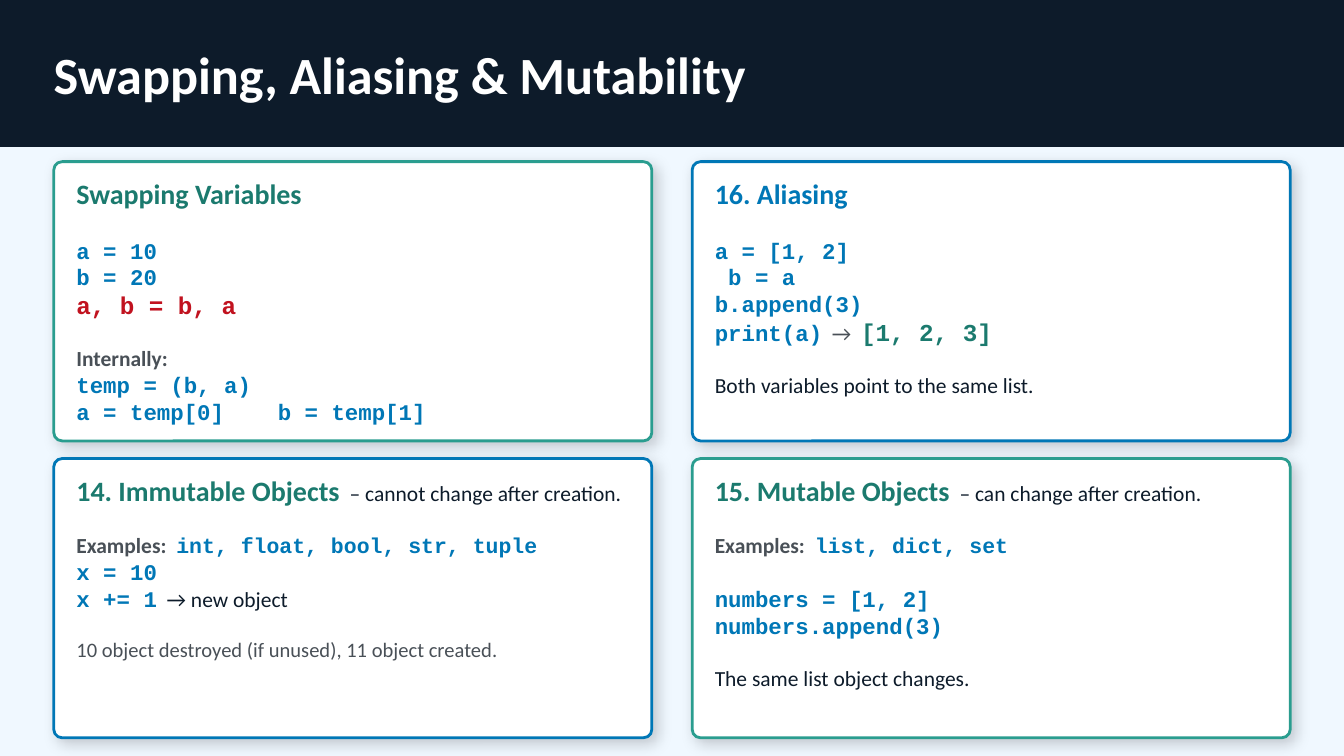
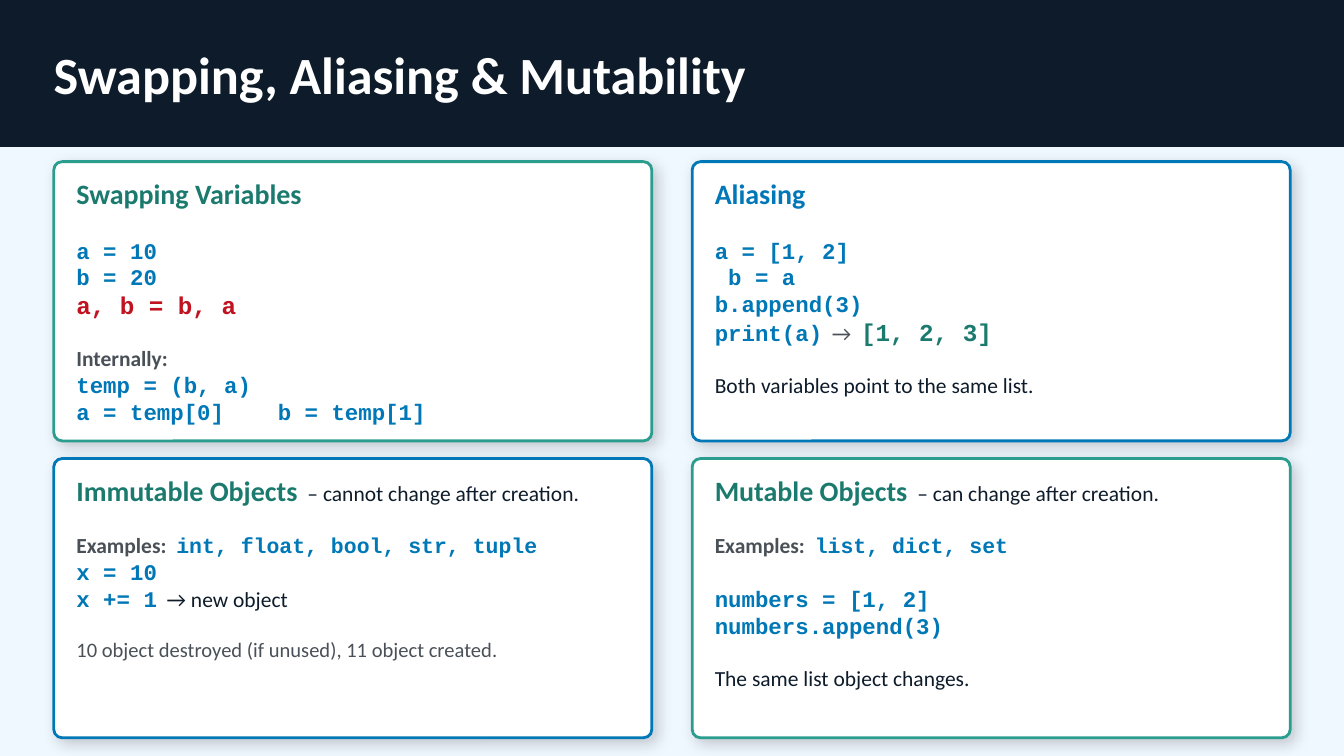
Before and after one commit to GursimranjeetSingh/2b-Academy, a slide deck: slide 17 of Presentations/2b_Academy_Week1.pptx (slide 18 before the commit). Drawn at 1344x756 pixels with LibreOffice and Linux fonts; fonts in the diff are those of the drawing. Boxes give left, top, right and bottom in pixels: in the first picture for what was removed or moved away, otherwise in the second. Text is boxed around its words. In the diff, an @@ line names an element or a change of style, - is before the commit and + after.

```diff
--- a/Presentations/2b_Academy_Week1.pptx
+++ b/Presentations/2b_Academy_Week1.pptx
@@ text in rounded rectangle at (715,184,806,209): text changed @@
-16. Aliasing
+Aliasing
@@ text in rounded rectangle at (76,481,579,506): text changed @@
-14. Immutable Objects – cannot change after creation.
+Immutable Objects – cannot change after creation.
@@ text in rounded rectangle at (715,481,1159,506): text changed @@
-15. Mutable Objects – can change after creation.
+Mutable Objects – can change after creation.
```
Also in this commit, not shown: 4 other slides changed, 1 slide removed, 22 other files.
